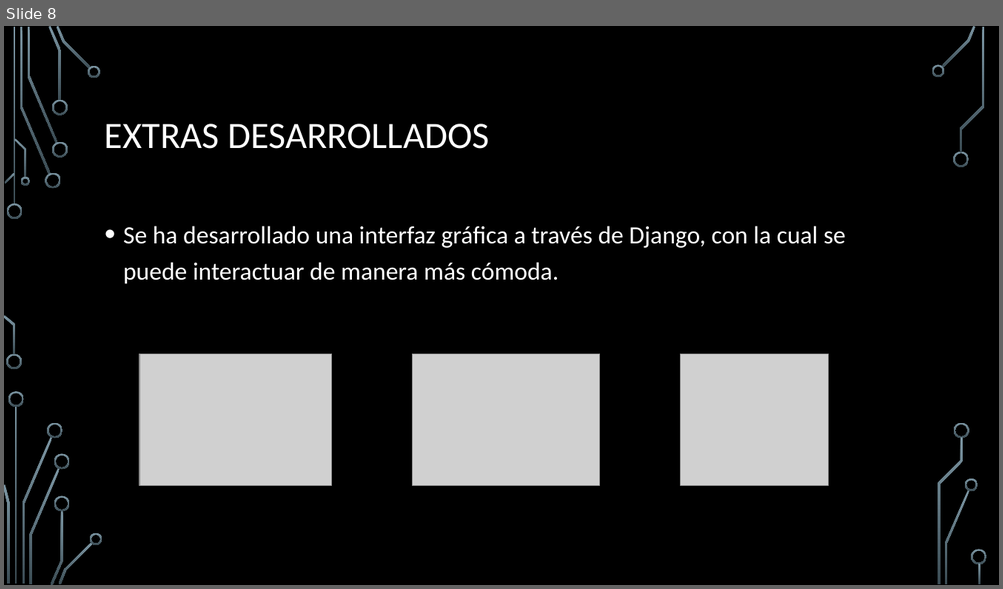
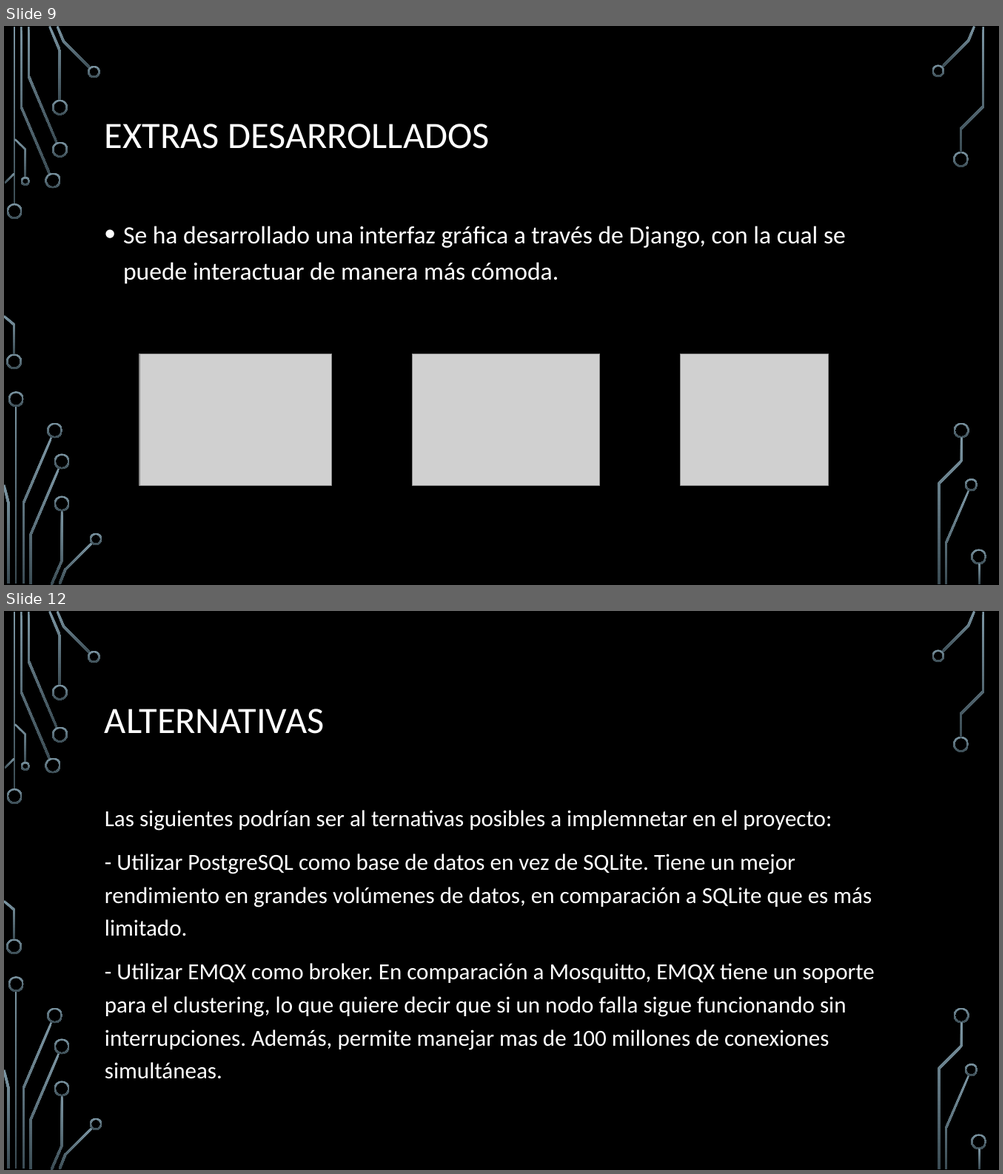
Before and after one commit to ManelDiaz/Reto_Envio, a slide deck: RETO 2 Envío de datos.pptx. Shown one above the other, each under a label of ours: slide 8 before the commit, slides 9 and 12 after it; the slides between them are not shown. The pictures are 1003x589 and 1003x1174 pixels, drawn with LibreOffice and Linux fonts; fonts in the diff are those of the drawing; grey boxes stand for pictures; background and template pictures are left out. Boxes give left, top, right and bottom in pixels: in the first picture for what was removed or moved away, otherwise in the second. Text is boxed around its words. In the diff, an @@ line names an element or a change of style, - is before the commit and + after.

```diff
--- a/RETO 2 Envío de datos.pptx
+++ b/RETO 2 Envío de datos.pptx
@@ slide 12 added at (x1=4, y1=611, x2=999, y2=1170), background picture (left out); not listed: 36 template elements that a slide beside it also shows @@
@@ title added at (x1=105, y1=709, x2=324, y2=734), 36 pt, text #FFFFFF @@
+ALTERNATIVAS
@@ text added at (x1=105, y1=810, x2=874, y2=1079), 22.2 pt, text #FFFFFF @@
+Las siguientes podrían ser al ternativas posibles a implemnetar en el proyecto:
+- Utilizar PostgreSQL como base de datos en vez de SQLite. Tiene un mejor rendimiento en grandes volúmenes de datos, en comparación a SQLite que es más limitado.
+- Utilizar EMQX como broker. En comparación a Mosquitto, EMQX tiene un soporte para el clustering, lo que quiere decir que si un nodo falla sigue funcionando sin interrupciones. Además, permite manejar mas de 100 millones de conexiones simultáneas.
@@ what was slide 8 is now slide 9 @@
```
Also in this commit, not shown: 4 slides changed, 3 other slides added.
